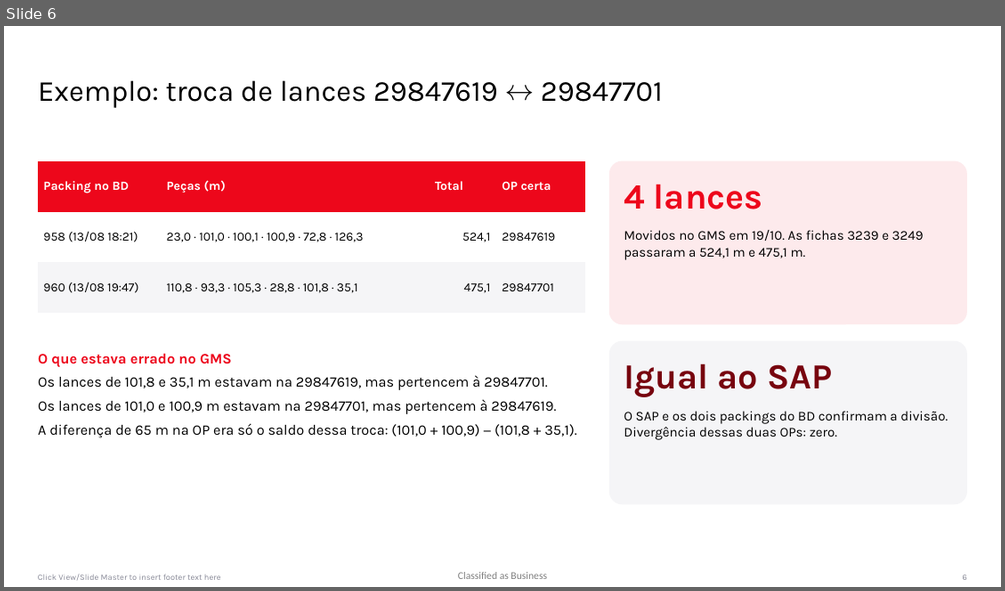
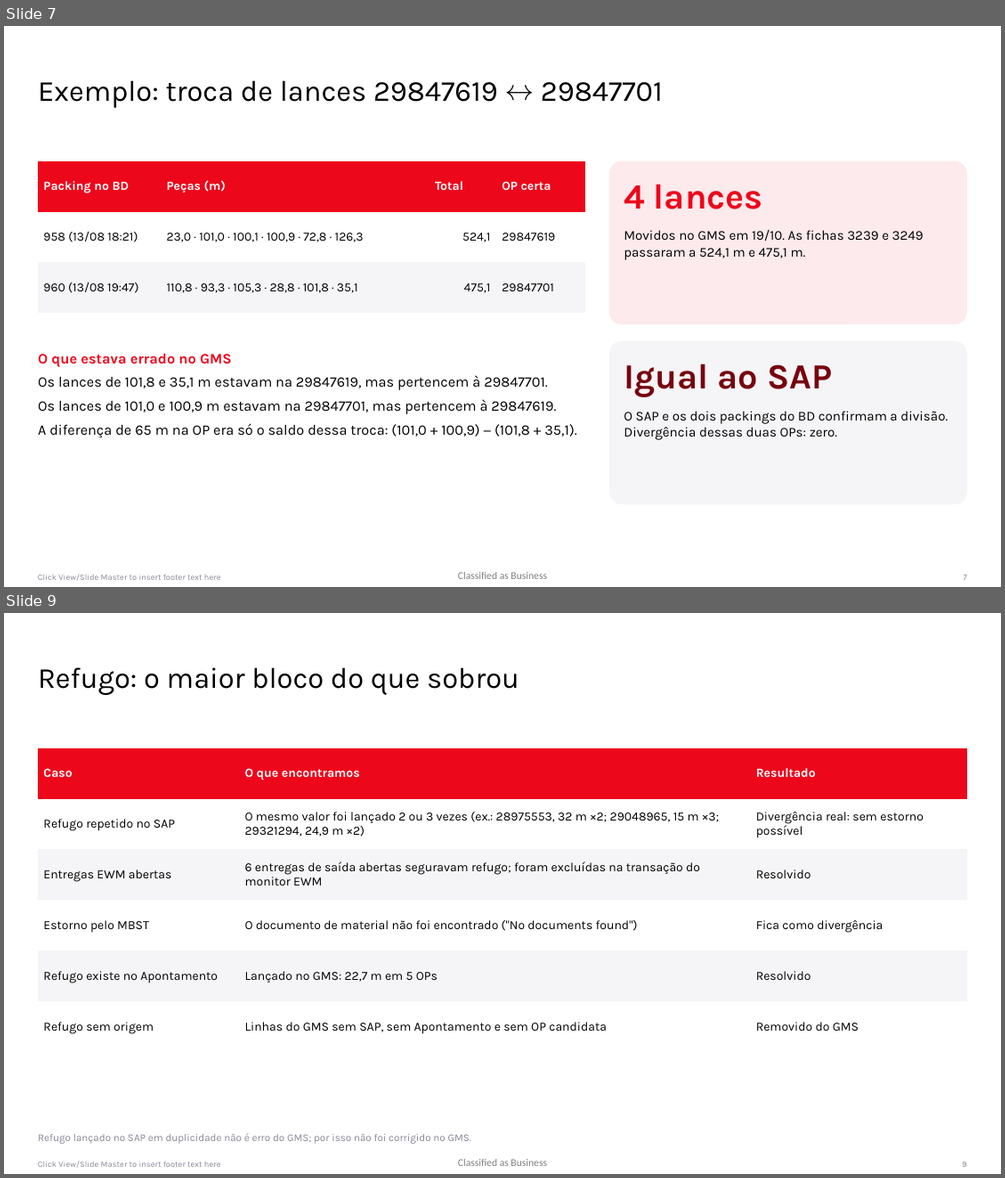
Before and after one commit to WilliamNRAmorim/Projetos, a slide deck: Producao_GMS_x_MB51/Apresentação/Tratativas_GMS_x_SAP.pptx. Shown one above the other, each under a label of ours: slide 6 before the commit, slides 7 and 9 after it; the slides between them are not shown. The pictures are 1005x591 and 1005x1178 pixels, drawn with LibreOffice and Linux fonts; fonts in the diff are those of the drawing; background and template pictures are left out. Boxes give left, top, right and bottom in pixels: in the first picture for what was removed or moved away, otherwise in the second. Text is boxed around its words. In the diff, an @@ line names an element or a change of style, - is before the commit and + after.

```diff
--- a/Producao_GMS_x_MB51/Apresentação/Tratativas_GMS_x_SAP.pptx
+++ b/Producao_GMS_x_MB51/Apresentação/Tratativas_GMS_x_SAP.pptx
@@ slide 9 added at (4,613,1001,1174), background #FFFFFF; not listed: 3 template elements that a slide beside it also shows @@
@@ title added at (38,667,519,695), 28 pt, text #000000 @@
+Refugo: o maior bloco do que sobrou
@@ table added at (38,747,967,1052), 6 rows, 3 columns @@
+Caso | O que encontramos | Resultado
+Refugo repetido no SAP | O mesmo valor foi lançado 2 ou 3 vezes (ex.: 28975553, 32 m ×2; 29048965, 15 m ×3; 29321294, 24,9 m ×2) | Divergência real: sem estorno possível
+Entregas EWM abertas | 6 entregas de saída abertas seguravam refugo; foram excluídas na transação do monitor EWM | Resolvido
+Estorno pelo MBST | O documento de material não foi encontrado ("No documents found") | Fica como divergência
+Refugo existe no Apontamento | Lançado no GMS: 22,7 m em 5 OPs | Resolvido
+Refugo sem origem | Linhas do GMS sem SAP, sem Apontamento e sem OP candidata | Removido do GMS
@@ text added at (38,1133,471,1143), 10 pt, text #878896 @@
+Refugo lançado no SAP em duplicidade não é erro do GMS; por isso não foi corrigido no GMS.
@@ what was slide 6 is now slide 7 @@
```
Also in this commit, not shown: 4 slides changed, 3 other slides added.
